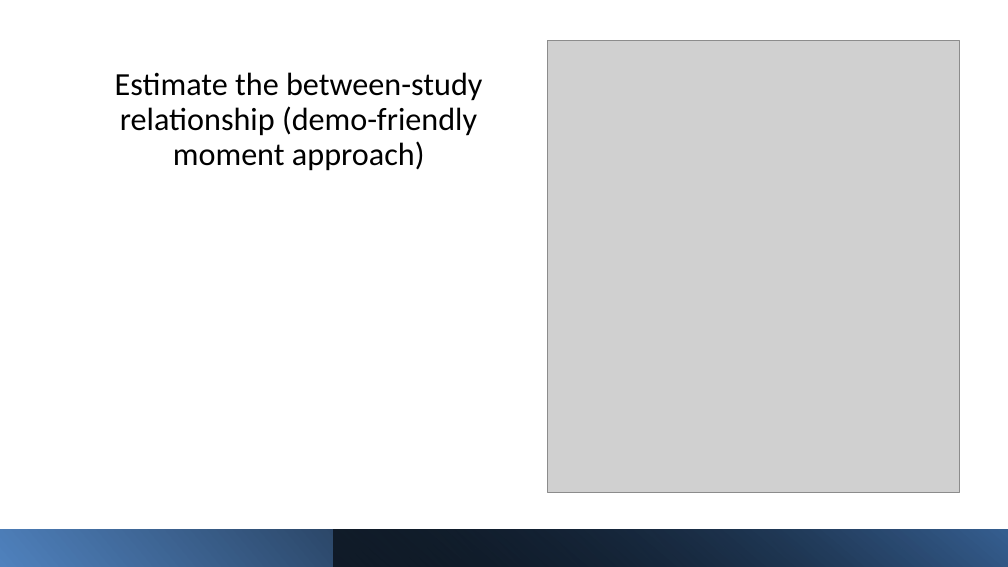
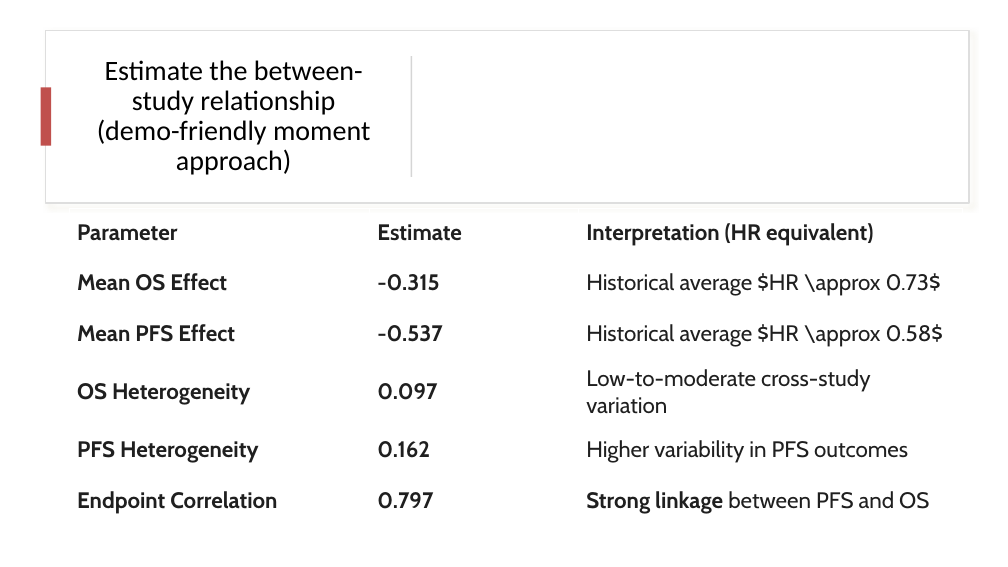
Before and after one commit to JinjieChen19/POS-simulation, a slide deck: slide 18 of PoS draft.pptx (slide 15 before the commit). Drawn at 1008x567 pixels with LibreOffice and Linux fonts; fonts in the diff are those of the drawing; grey boxes stand for pictures. Boxes give left, top, right and bottom in pixels: in the first picture for what was removed or moved away, otherwise in the second. Text is boxed around its words. In the diff, an @@ line names an element or a change of style, - is before the commit and + after.

```diff
--- a/PoS draft.pptx
+++ b/PoS draft.pptx
@@ rectangle added at (45, 30, 969, 203), fill #FFFFFF, outline #DEDEDE 1 pt @@
@@ title "Estimate the between-study relationship (demo-friendly ...": place and size @@
-title "Estimate the between-study relationship (demo-friendly ..." at (115, 72, 482, 171)
+title "Estimate the between-study relationship (demo-friendly ..." at (97, 60, 370, 175)
@@ title "Estimate the between-study relationship (demo-friendly ..." at (97, 60, 370, 175): size 23 to 20 pt; vertical alignment bottom to middle @@
@@ rectangle added at (411, 56, 412, 177), fill #D5D5D5 @@
@@ picture removed at (547, 40, 959, 492) @@
@@ rectangle added at (40, 88, 50, 146), fill #C0504D @@
@@ table added at (70, 209, 963, 518), 6 rows, 3 columns @@
+Parameter | Estimate | Interpretation (HR equivalent)
+Mean OS Effect | -0.315 | Historical average $HR \approx 0.73$
+Mean PFS Effect | -0.537 | Historical average $HR \approx 0.58$
+OS Heterogeneity | 0.097 | Low-to-moderate cross-study variation
+PFS Heterogeneity | 0.162 | Higher variability in PFS outcomes
+Endpoint Correlation | 0.797 | Strong linkage between PFS and OS
@@ rectangle removed at (0, 529, 1008, 566) @@
@@ rectangle removed at (334, 529, 1008, 566) @@
```
Also in this commit, not shown: 6 other slides changed, 7 slides added, 1 slide removed, 1 other file.
